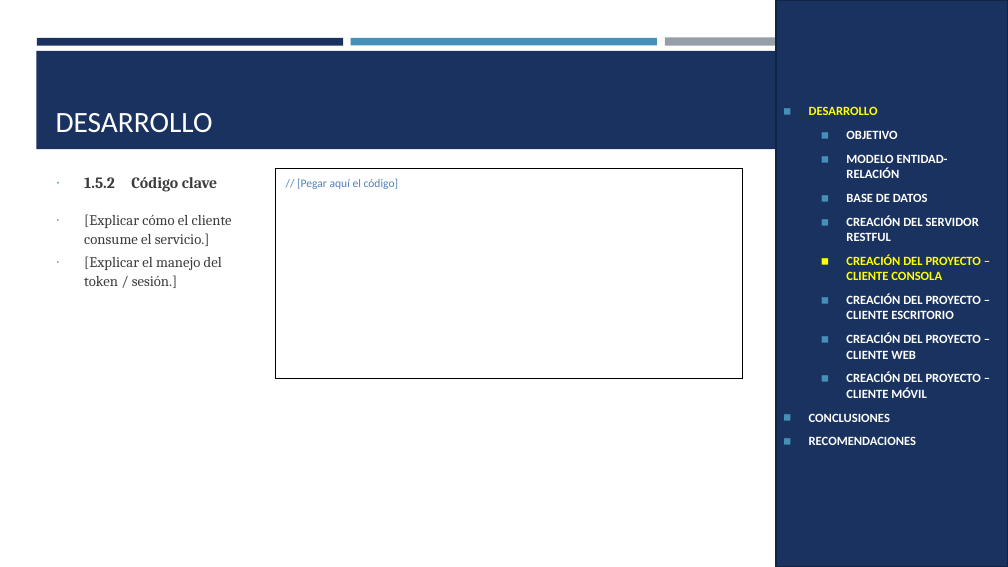
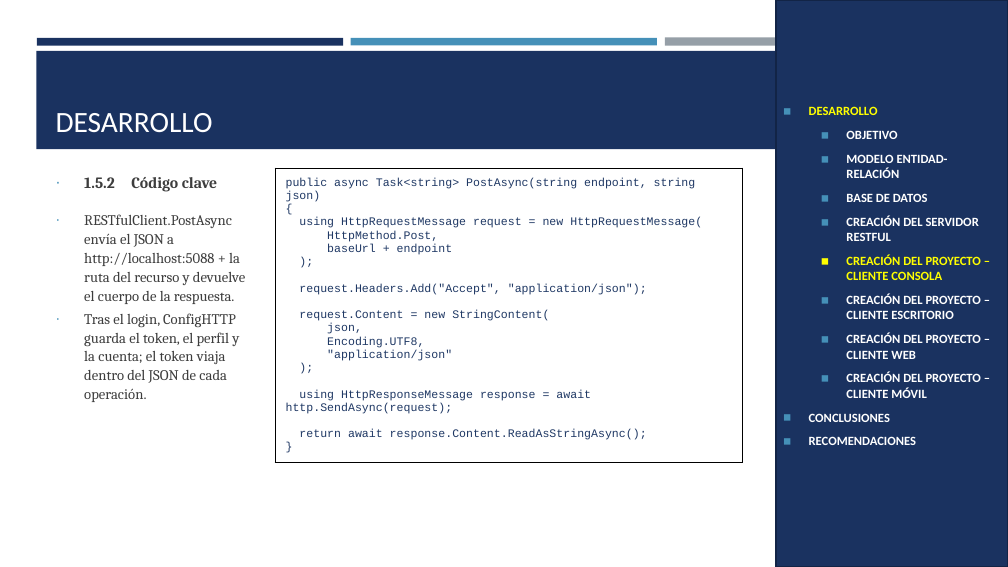
Before and after one commit to IMarcusDev/TI.1.4.-PAO202651_RESTFUL_DOTNET_CONBDD_NRC36883_GR04, a slide deck: slide 14 of 05. DOCUMENTACION/PRESENTACION TI.1.4. RESTFUL con BDD en DOTNET GR4.pptx. Drawn at 1008x567 pixels with LibreOffice and Linux fonts; fonts in the diff are those of the drawing. Boxes give left, top, right and bottom in pixels: in the first picture for what was removed or moved away, otherwise in the second. Text is boxed around its words. In the diff, an @@ line names an element or a change of style, - is before the commit and + after.

```diff
--- a/05. DOCUMENTACION/PRESENTACION TI.1.4. RESTFUL con BDD en DOTNET GR4.pptx
+++ b/05. DOCUMENTACION/PRESENTACION TI.1.4. RESTFUL con BDD en DOTNET GR4.pptx
@@ table at (275,168,743,444) @@
@@ row 1, column 1: "// [Pegar aquí el código]" to "public async Task<string> PostAsync(string endpoint, string json) / { / using HttpRequestMessage request = new HttpRequestMessage( / HttpMethod.Post, / baseUrl + endpoint / ); / request.Headers.Add("Accept", "application/json"); / request.Content = new StringContent( / json, / Encoding.UTF8, / "application/json" / ); / using HttpResponseMessage response = await http.SendAsync(request); / return await response.Content.ReadAsStringAsync(); / }" @@
@@ text at (84,214,245,402): text changed @@
-∙ [Explicar cómo el cliente consume el servicio.]
-∙ [Explicar el manejo del token / sesión.]
+∙ RESTfulClient.PostAsync envía el JSON a http://localhost:5088 + la ruta del recurso y devuelve el cuerpo de la respuesta.
+∙ Tras el login, ConfigHTTP guarda el token, el perfil y la cuenta; el token viaja dentro del JSON de cada operación.
```
Also in this commit, not shown: 19 other slides changed, 4 slides added.
